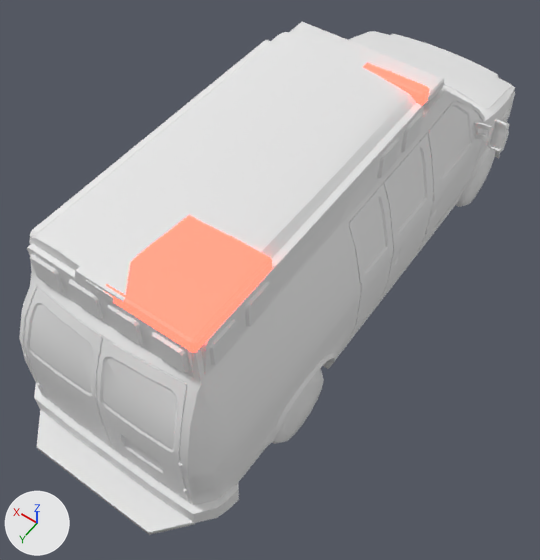
The glTF model assets/heavy/cars/sirens/amb-us.glb, before and after one commit.
Both versions are drawn from a 50 mm lens placed at (-0.434, 0.688, 1.045), pointed at (-0.018, 0.106, 0.131). Every picture has the same lights, and +X, +Y and +Z are marked at lower left. The picture after the commit comes second. Where no turn or scale is listed for an object, it has been applied to the vertices. Vertices at exactly the same position are counted once.
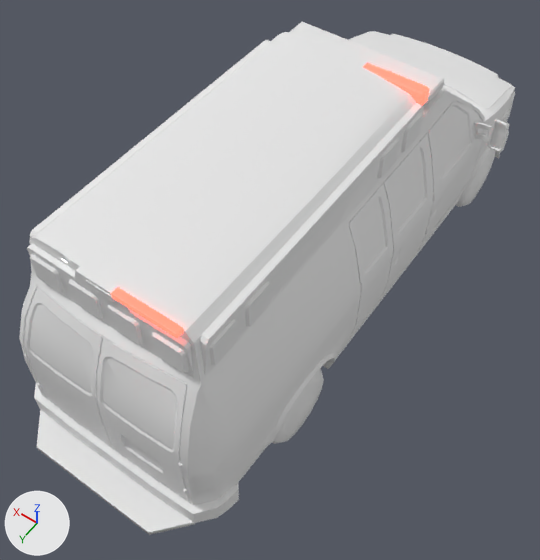
Where the change shows, as pixel boxes (x1, y1, x2, y2) in the pictures (540 x 560 px):
```json
{"object": "siren_L1", "change": "reshaped, moved", "before": [103, 215, 272, 353], "after": [111, 287, 184, 338], "on screen": "56% narrower, 63% shorter"}
```

Scene script edits in JSON lines:
```json
{"block": "me_siren_l1", "where": "# used by ob_siren_l1; location = (-0.066, 0.326, 0.399)"}
{"op": "remove", "block": "me_siren_l1", "code": "me_siren_l1.from_pydata(...)  # 56 vertices, 108 faces; spans x -0.0645..0.0645, y -0.0704..0.0704, z -0.0107..0.0107"}
{"op": "add", "block": "me_siren_l1", "code": "me_siren_l1.from_pydata(...)  # 56 vertices, 108 faces; spans x -0.0459..0.0459, y -0.0059..0.0059, z -0.004..0.004"}
{"block": "me_siren_l1", "change": "me_siren_l1 part 1: 56 of 56 vertices moved; they spanned x -0.0645..0.0645, y -0.0704..0.0704, z -0.0107..0.0107 and now span x -0.0459..0.0459, y -0.0059..0.0059, z -0.004..0.004; mean shift (0.0, 0.0, 0.0)"}
{"op": "set", "path": "ob_siren_l1.location", "old": "(-0.066, 0.326, 0.399)", "new": "(-0.064, 0.392, 0.408)"}
```
